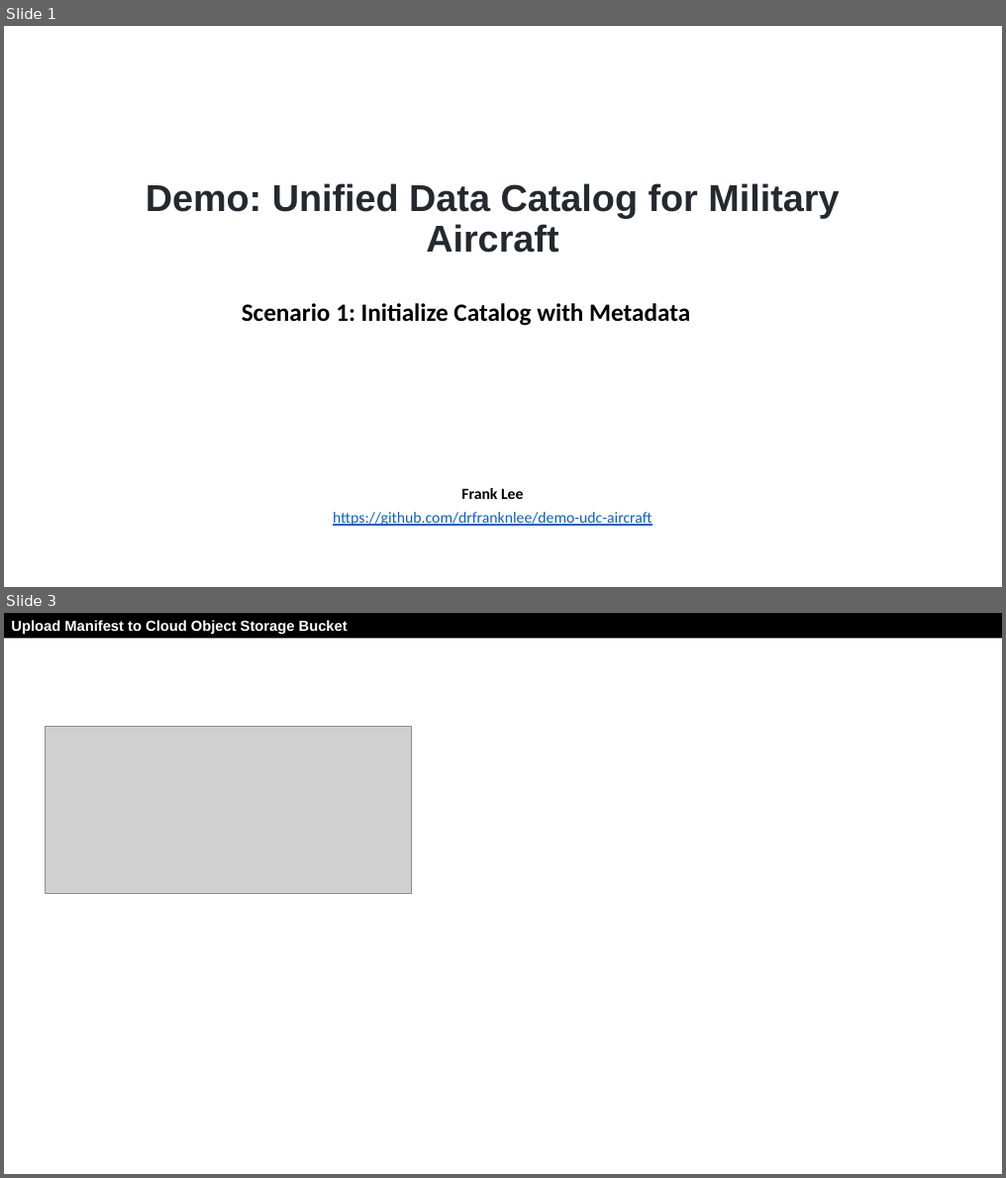
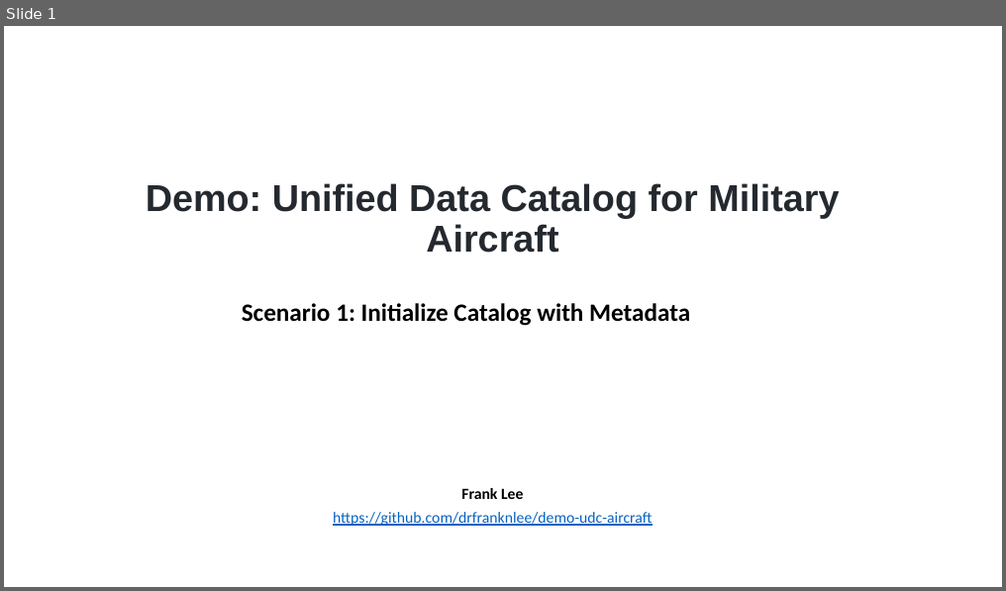
Before and after one commit to drfranknlee/udc-for-image-analytics, a slide deck: scenario1/recording/T101389-Scenario1-v20210921.pptx. Shown one above the other, each under a label of ours: slides 1 and 3 before the commit, slide 1 after it; the slides between them are not shown. The pictures are 1006x1178 and 1006x591 pixels, drawn with LibreOffice and Linux fonts; fonts in the diff are those of the drawing; grey boxes stand for pictures. Boxes give left, top, right and bottom in pixels: in the first picture for what was removed or moved away, otherwise in the second. Text is boxed around its words. In the diff, an @@ line names an element or a change of style, - is before the commit and + after.

```diff
--- a/scenario1/recording/T101389-Scenario1-v20210921.pptx
+++ b/scenario1/recording/T101389-Scenario1-v20210921.pptx
@@ slide 3 removed at [4, 613, 1002, 1174], background #FFFFFF @@
@@ rectangle removed at [4, 613, 1002, 639] @@
-Upload Manifest to Cloud Object Storage Bucket
@@ picture removed at [46, 726, 412, 894] @@
```
Also in this commit, not shown: 1 slide changed, 10 other files.
